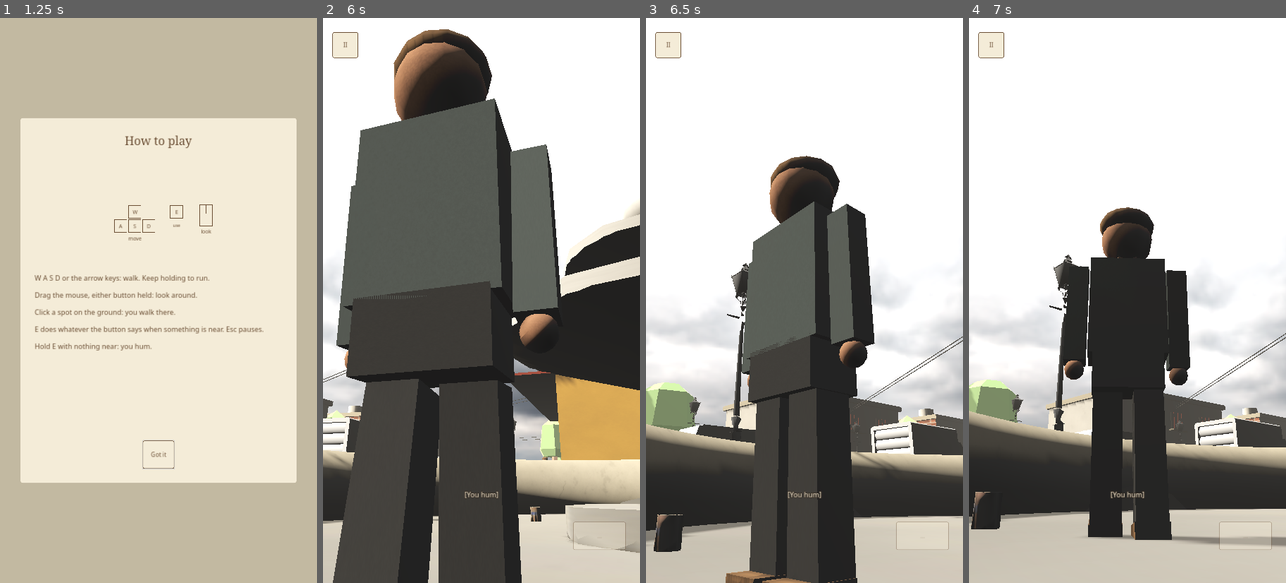
Above: before the commit, frames 1-4 (left to right).
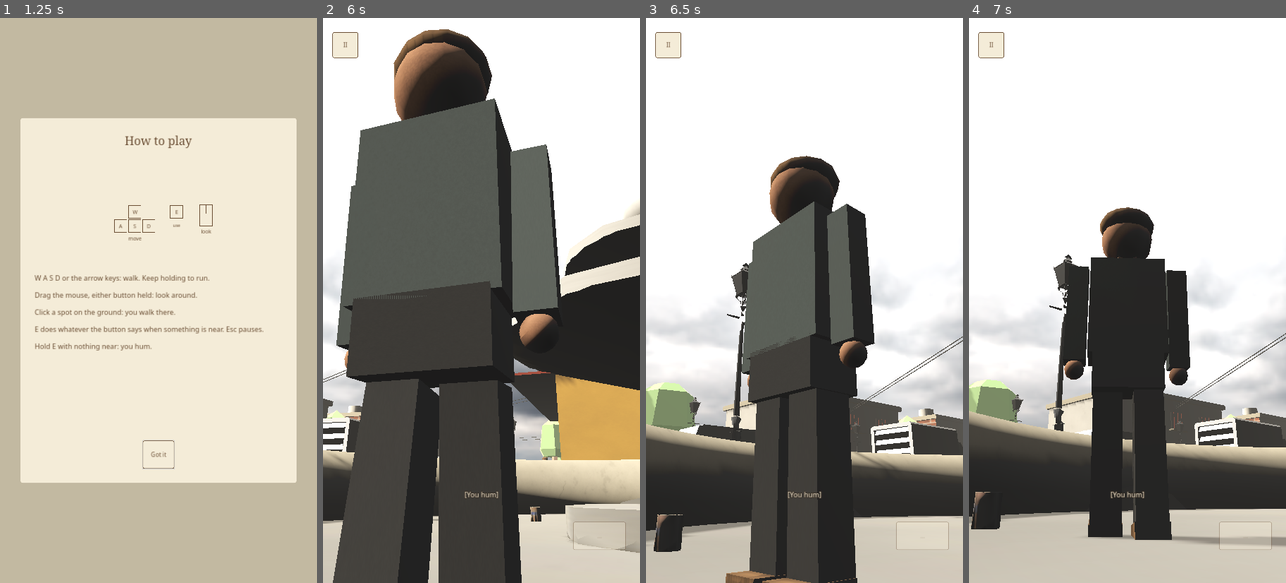
Above: after the commit, the same moments.

Repository: hkht-dev/b2k-poc-android
Game: Godot game, scene res://scenes/core/Main.tscn
The game is run twice, just before and just after one commit, with the same random seed, the same clock (stepped at 60 frames per second) and the same inputs. Sound files missing from this copy of the repository are replaced by a short silence.
Inputs (mouse positions are in pixels of both pictures, inside the frame that each line leads up to):
- Up to frame 1 (1.25 s): click "Begin" at 0.5 s
- Up to frame 2 (6 s): click "Got it" at 1.25 s; tap Enter at 2 s; move the mouse to (465, 413) at 2.02 s; hold W (move_forward) 2.03-2.75 s; hold E (contextual) 2.03-2.75 s; click (465, 413) at 2.17 s; drag from (576, 385) to (465, 413) at 2.77 s; move the mouse to (386, 215) at 3.52 s; hold A (move_left) 3.53-4.25 s; tap Alt at 3.6 s; drag from (497, 300) to (386, 215) at 4.27 s; move the mouse to (433, 159) at 5.02 s; hold S (move_back) 5.03-5.75 s; hold E (contextual) 5.03-5.75 s; drag from (551, 272) to (433, 159) at 5.77 s
- Up to frame 3 (6.5 s): no input
- Up to frame 4 (7 s): move the mouse to (1064, 328) at 6.52 s; hold W (move_forward) from 6.53 s (still down); tap Alt at 6.6 s; click (1064, 328) at 6.67 s

Frame 1 is identical in both runs. In frame 2, 0.1% of the frame differs, in the area x 0-61%, y 70-77%; in frame 3, 0.3%, in the area x 14-98%, y 43-78%; in frame 4, 0.3%.

Commit message:
fix(visuals): one mesh per material, olive foliage, softer shadows
Photoscanned props arrived as a dozen parts and Kenney cars as five, each
part a draw call twice over with its shadow: the fetch tools now join
parts into one mesh per material (median draw calls had reached 222
against the 200 budget). Kenney's turquoise leaves are set to an olive
on the way in, since GDD §10 forbids peacock blue in the Street. Ambient
is a flat grey at 1.3 and shadows are 65% opaque so shaded faces stop
going black.

Co-Authored-By: Claude Fable 5.1 <noreply@anthropic.com>
Claude-Session: https://claude.ai/code/session_019B4hr1EzByYqCZV16Jz9d1

Diff:
--- a/scenes/street/Street.tscn
+++ b/scenes/street/Street.tscn
@@ -116,7 +116,7 @@
 ambient_light_source = 1
 ambient_light_color = Color(0.64, 0.66, 0.7, 1)
 ambient_light_sky_contribution = 0.45
-ambient_light_energy = 1.1
+ambient_light_energy = 1.3
 reflected_light_source = 2
 tonemap_mode = 2
 tonemap_exposure = 1.0
@@ -286,7 +286,7 @@
 light_color = Color(1, 0.98, 0.94, 1)
 light_bake_mode = 2
 shadow_enabled = true
-shadow_opacity = 0.72
+shadow_opacity = 0.65
 shadow_bias = 0.06
 shadow_normal_bias = 1.5
 directional_shadow_mode = 0
--- a/tests/test_model_batch.gd
+++ b/tests/test_model_batch.gd
@@ -6,6 +6,7 @@
 
 const LAMP := preload("res://assets/thirdparty/polyhaven/models/street_lamp_01/street_lamp_01.glb")
 const SEDAN := preload("res://assets/thirdparty/kenney/car-kit/sedan.glb")
+const TREE := preload("res://assets/thirdparty/kenney/nature-kit/tree_default.glb")
 const STREET := preload("res://scenes/street/Street.tscn")
 
 
@@ -62,18 +63,18 @@
 
 
 func test_a_mesh_offset_inside_the_model_is_read_before_the_scene_is_in_the_tree() -> void:
-	# Kenney's wheels sit off the car's origin; the batch composes that offset
-	# with each placement rather than piling every wheel at the origin. (The
-	# headless renderer does not store MultiMesh transforms, so the maths is
-	# checked here and the composition is placement * local.)
-	var prototype: Node = SEDAN.instantiate()
+	# Kenney's tree mesh sits under a parent node with its own offset; the
+	# batch composes that offset with each placement rather than dropping it.
+	# (The headless renderer does not store MultiMesh transforms, so the maths
+	# is checked here and the composition is placement * local.)
+	var prototype: Node = TREE.instantiate()
 	var found_offset := false
 	for mesh_instance: MeshInstance3D in _mesh_instances(prototype):
 		var local := ModelBatch.local_transform_within(mesh_instance, prototype)
 		if not local.origin.is_zero_approx():
 			found_offset = true
 	prototype.free()
-	assert_true(found_offset, "at least one part of the car sits off its origin")
+	assert_true(found_offset, "the tree mesh sits off the model's origin")
 
 
 func test_a_nested_offset_composes_parent_then_child() -> void:
Binary file changed: assets/thirdparty/kenney/car-kit/delivery.glb
Binary file changed: assets/thirdparty/kenney/car-kit/hatchback-sports.glb
Binary file changed: assets/thirdparty/kenney/car-kit/sedan.glb
Binary file changed: assets/thirdparty/kenney/car-kit/suv.glb
Binary file changed: assets/thirdparty/kenney/car-kit/taxi.glb
Binary file changed: assets/thirdparty/kenney/car-kit/truck.glb
Binary file changed: assets/thirdparty/kenney/car-kit/van.glb
Binary file changed: assets/thirdparty/polyhaven/models/can_rusted/can_rusted.glb
Not shown, changed: assets/thirdparty/polyhaven/models/can_rusted/can_rusted.glb.import
Not shown, changed: assets/thirdparty/polyhaven/models/can_rusted/can_rusted_0.jpg.import
Binary file changed: assets/thirdparty/polyhaven/models/covered_car/covered_car.glb
Not shown, changed: assets/thirdparty/polyhaven/models/covered_car/covered_car.glb.import
(and 25 more such lines)
